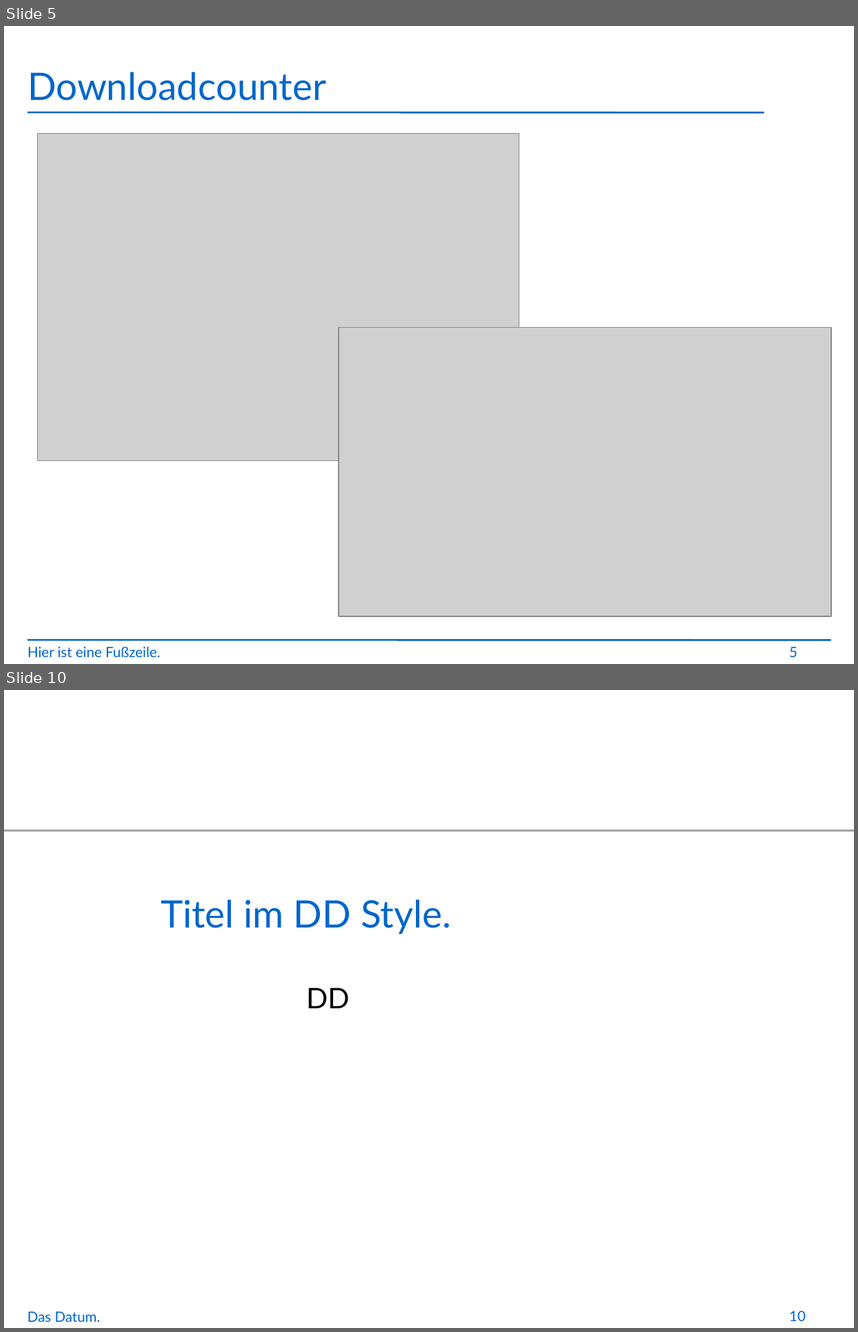
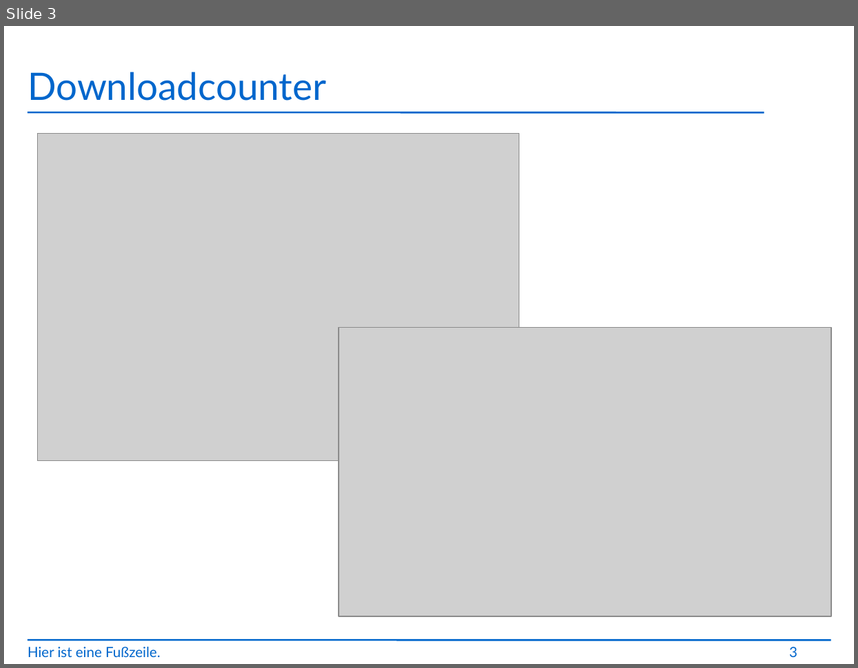
Before and after one commit to jbushe/presentations, a slide deck: presentation.odp. Shown one above the other, each under a label of ours: slides 5 and 10 before the commit, slide 3 after it; the slides between them are not shown. The pictures are 858x1332 and 858x668 pixels, drawn with LibreOffice and Linux fonts; fonts in the diff are those of the drawing; grey boxes stand for pictures; background and template pictures are left out. Boxes give left, top, right and bottom in pixels: in the first picture for what was removed or moved away, otherwise in the second. Text is boxed around its words. In the diff, an @@ line names an element or a change of style, - is before the commit and + after.

```diff
--- a/presentation.odp
+++ b/presentation.odp
@@ slide 10 removed at (x1=4, y1=690, x2=854, y2=1328), background #FFFFFF @@
@@ rectangle removed at (x1=4, y1=690, x2=854, y2=829) @@
@@ title removed at (x1=161, y1=899, x2=451, y2=934) @@
-Titel im DD Style.
@@ subtitle removed at (x1=306, y1=987, x2=349, y2=1008) @@
-DD
@@ rectangle removed at (x1=4, y1=1288, x2=854, y2=1328) @@
@@ page number removed at (x1=789, y1=1310, x2=806, y2=1321) @@
-10
@@ text removed at (x1=27, y1=1311, x2=101, y2=1321) @@
-Das Datum.
@@ what was slide 5 is now slide 3 @@
@@ page number at (x1=789, y1=646, x2=797, y2=657): text changed @@
-5
+3
```
Also in this commit, not shown: 3 slides changed, 1 slide added, 5 other slides removed.
